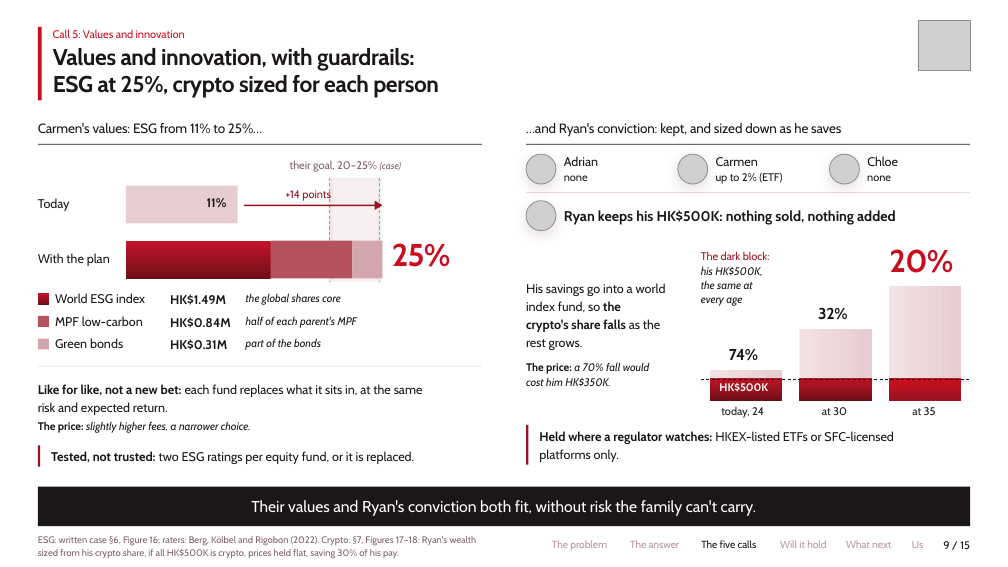
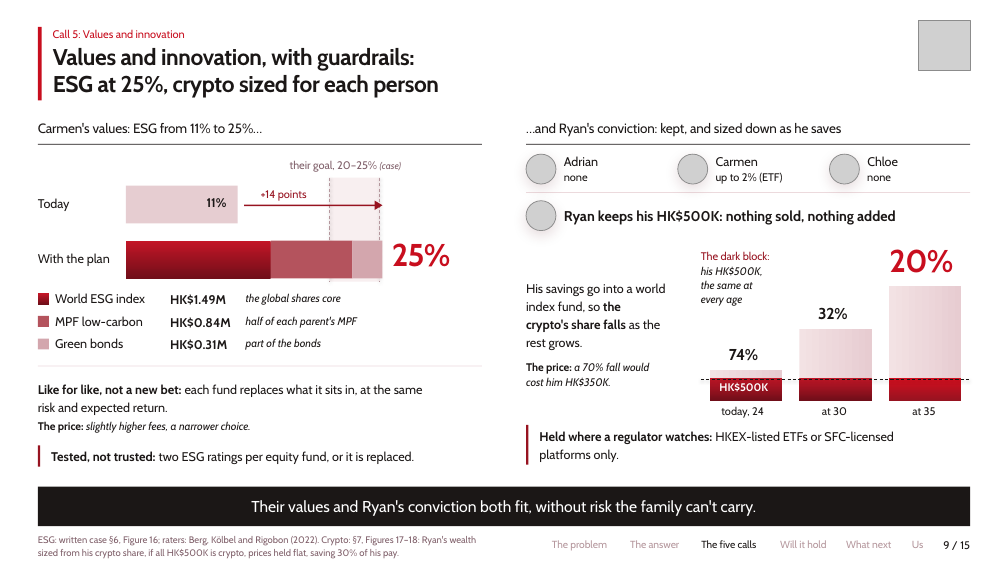
Before and after one commit to Peeradonn/finplan, a slide deck: slide 9 of round2/Axis.pptx. Drawn at 1008x567 pixels with LibreOffice and Linux fonts; fonts in the diff are those of the drawing; grey boxes stand for pictures. Boxes give left, top, right and bottom in pixels: in the first picture for what was removed or moved away, otherwise in the second. Text is boxed around its words. In the diff, an @@ line names an element or a change of style, - is before the commit and + after.

```diff
--- a/round2/Axis.pptx
+++ b/round2/Axis.pptx
@@ text "+14 points" moved from (x1=285, y1=189, x2=331, y2=201) to (x1=261, y1=190, x2=307, y2=201) @@
```
Also in this commit, not shown: 2 other slides changed, 4 other files.
